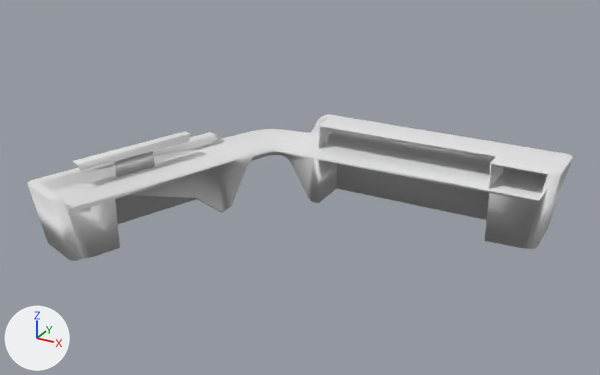
Renders of the FBX model INB Resources/Raw Assets/Exported/Items/Models/Front Reception Desk.fbx from each side of a commit.
Both versions are drawn from a 50 mm lens placed at (0.0397, -0.0741, 0.0357), pointed at (0.0061, -0.0131, 0.0052). Lighting does not change. The marker at lower left points along +X, +Y and +Z. Where no turn or scale is listed for an object, it has been applied to the vertices.

Objects in the first picture: 'Reseption_Desk'.
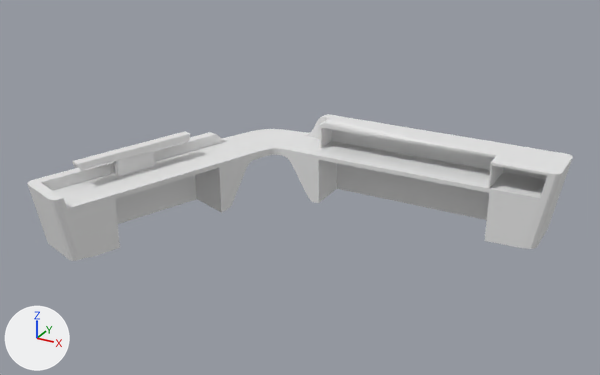
The newer file is also rescaled (x100.0), turned or shifted as a whole; pictures and numbers use the older file's frame.

Location of each change, (x1, y1, x2, y2) in pixels of the pictures (600 x 375 px):
part 1 of me_reseption_desk, cut back
    both: (27, 114, 573, 259)

What changed in the scene script:
```text
Change me_reseption_desk:
    used by ob_reseption_desk; location = (-0.00027, -0.00822, 0.00486)
    remove me_reseption_desk.from_pydata(...)  # 304 vertices, 437 faces; spans x -0.0143..0.0277, y -0.0195..0.0087, z -0.005..0.0029
    add me_reseption_desk.from_pydata(...)  # 304 vertices, 190 faces; spans x -0.0143..0.0277, y -0.0195..0.0087, z -0.005..0.0029
    me_reseption_desk part 1
    285 faces are deleted
    38 new faces join them
```
